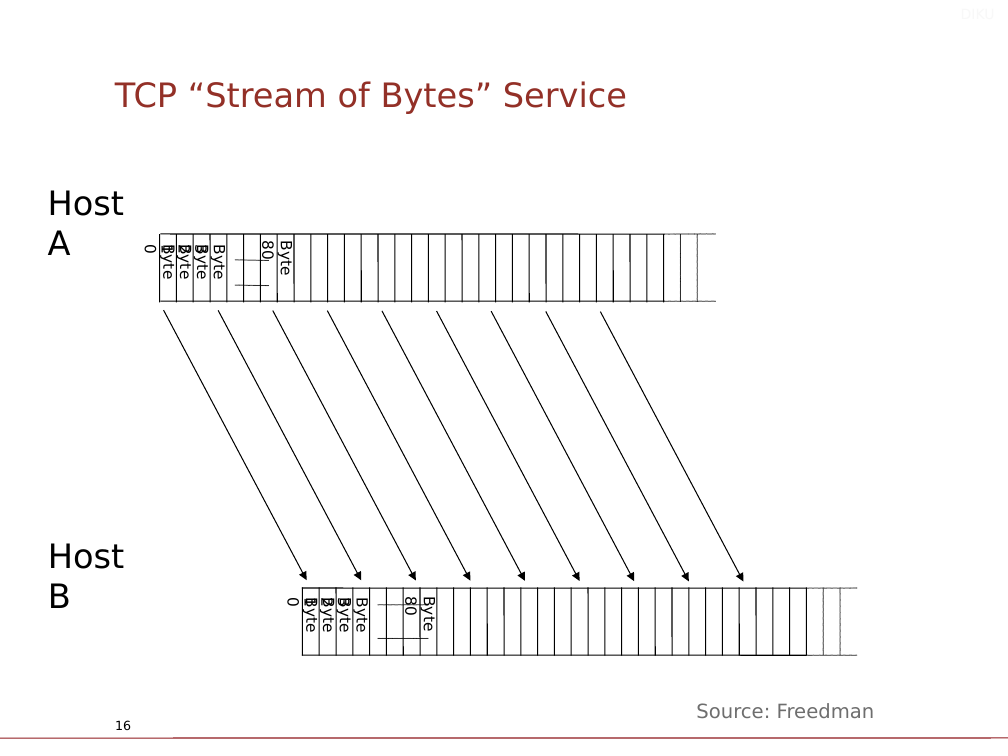
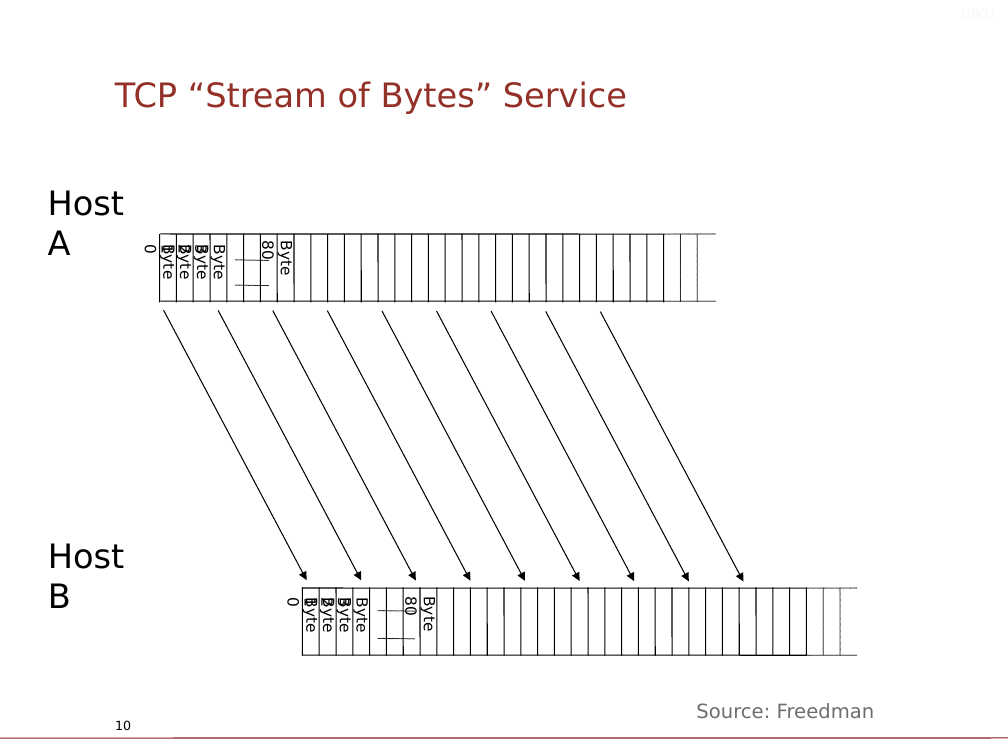
Before and after one commit to diku-compSys/compSys-e2021-pub, a slide deck: slide 10 of lectures/211110_tcp/slides.odp (slide 16 before the commit). Drawn at 1008x756 pixels with LibreOffice and Linux fonts; fonts in the diff are those of the drawing; background and template pictures are left out. Boxes give left, top, right and bottom in pixels: in the first picture for what was removed or moved away, otherwise in the second. Text is boxed around its words. In the diff, an @@ line names an element or a change of style, - is before the commit and + after.

```diff
--- a/lectures/211110_tcp/slides.odp
+++ b/lectures/211110_tcp/slides.odp
@@ line moved from (378, 605) - (428, 605) to (378, 611) - (415, 611) @@
@@ line moved from (378, 638) - (428, 638) to (378, 638) - (415, 639) @@
@@ page number at (x1=115, y1=720, x2=131, y2=730): text changed @@
-16
+10
```
Also in this commit, not shown: 2 other slides changed, 6 slides removed, 2 other files.
